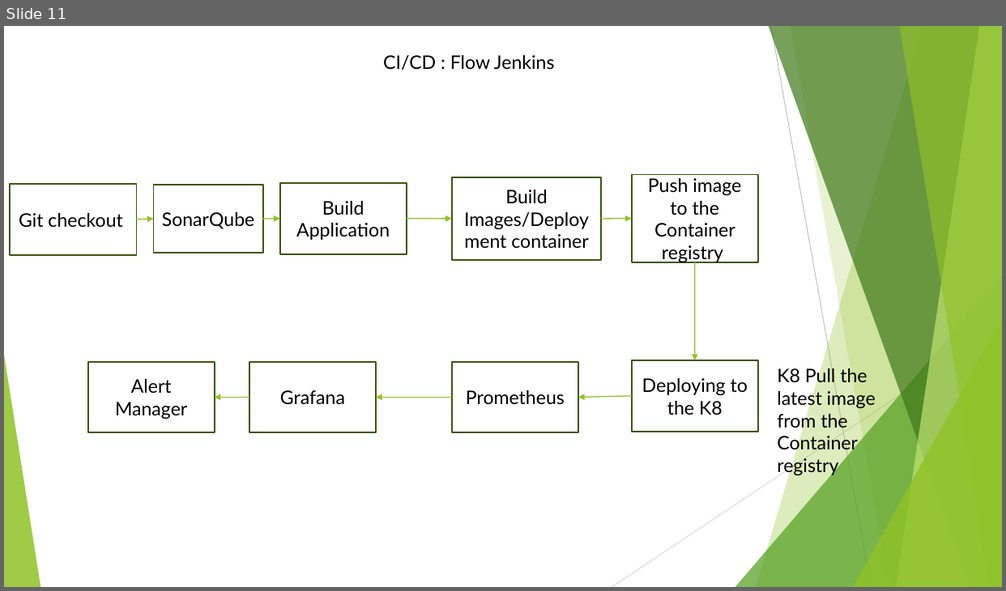
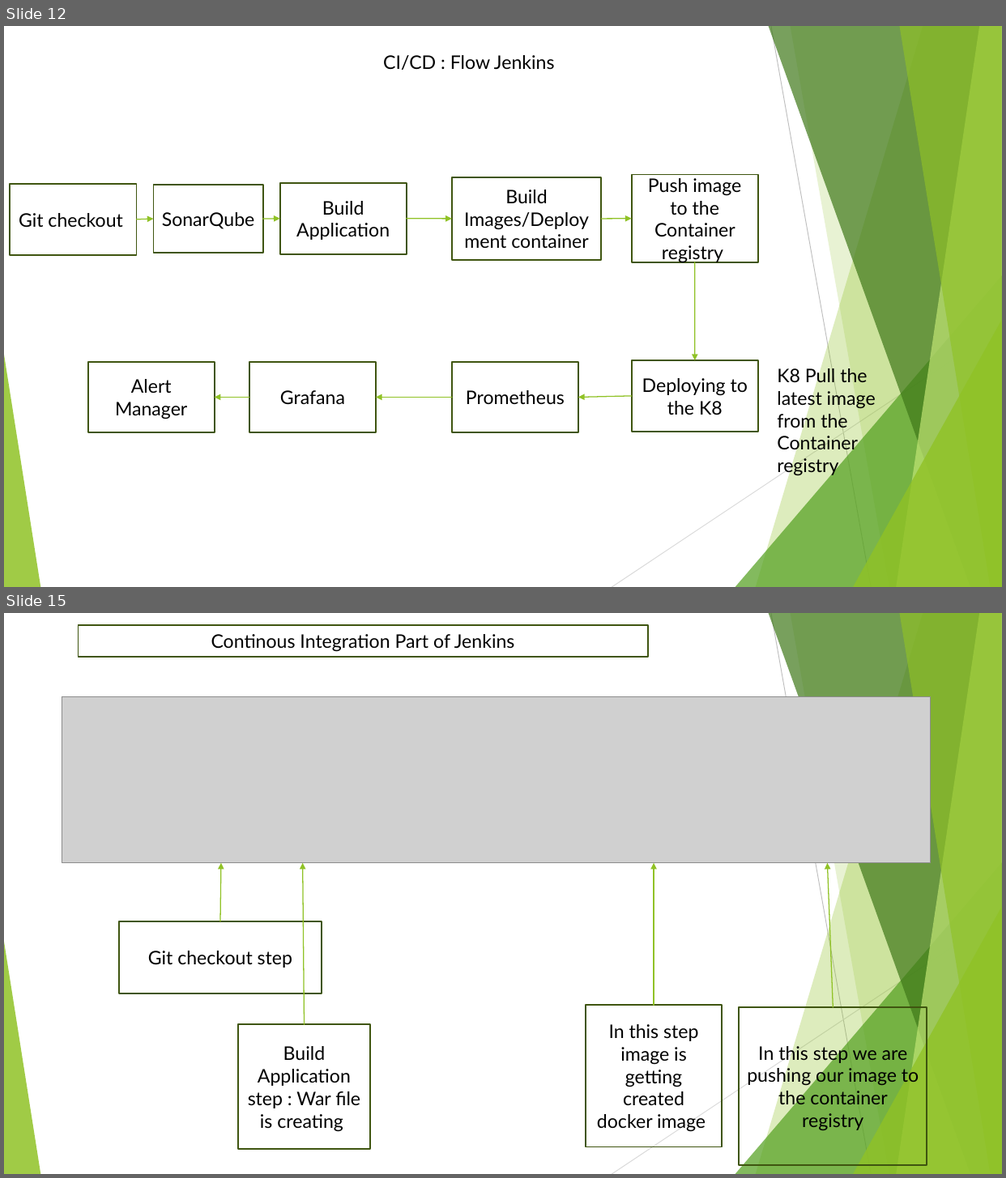
Before and after one commit to Mephist0phele/DevOps-Prep, a slide deck: DevOps PPT.pptx. Shown one above the other, each under a label of ours: slide 11 before the commit, slides 12 and 15 after it; the slides between them are not shown. The pictures are 1006x591 and 1006x1178 pixels, drawn with LibreOffice and Linux fonts; fonts in the diff are those of the drawing; grey boxes stand for pictures. Boxes give left, top, right and bottom in pixels: in the first picture for what was removed or moved away, otherwise in the second. Text is boxed around its words. In the diff, an @@ line names an element or a change of style, - is before the commit and + after.

```diff
--- a/DevOps PPT.pptx
+++ b/DevOps PPT.pptx
@@ slide 15 added at bbox=[4, 613, 1002, 1174], background #FFFFFF; not listed: 10 template elements that a slide beside it also shows @@
@@ rectangle added at bbox=[78, 625, 648, 657], outline #3F5511 1.5 pt, 18 pt, text #000000 @@
+Continous Integration Part of Jenkins
@@ picture added at bbox=[62, 697, 931, 863] @@
@@ arrow added from (220, 922) to (221, 863), #90C226 1 pt @@
@@ arrow added from (305, 1024) to (303, 863), #90C226 1 pt @@
@@ arrow added from (654, 1005) to (654, 863), #90C226 1 pt @@
@@ arrow added from (833, 1007) to (828, 863), #90C226 1 pt @@
@@ rectangle added at bbox=[119, 922, 322, 994], outline #3F5511 1.5 pt, 18 pt, text #000000 @@
+Git checkout step
@@ rectangle added at bbox=[238, 1024, 370, 1150], outline #3F5511 1.5 pt, 18 pt, text #000000 @@
+Build Application step : War file is creating
@@ rectangle added at bbox=[586, 1005, 722, 1148], outline #3F5511 1.5 pt, 18 pt, text #000000 @@
+In this step image is getting created docker image
@@ rectangle added at bbox=[739, 1007, 927, 1165], outline #3F5511 1.5 pt, 18 pt, text #000000 @@
+In this step we are pushing our image to the container registry
@@ what was slide 11 is now slide 12 @@
```
Also in this commit, not shown: 6 slides changed, 5 other slides added, 1 slide removed.
